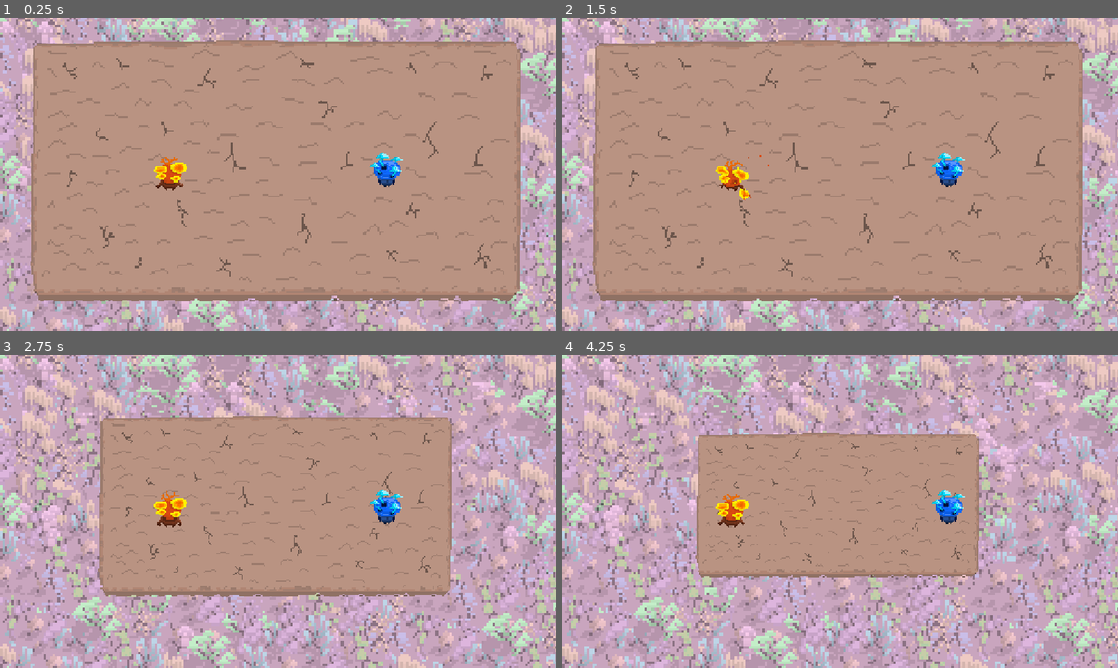
Above: before the commit, frames 1-4 (two rows, left to right).
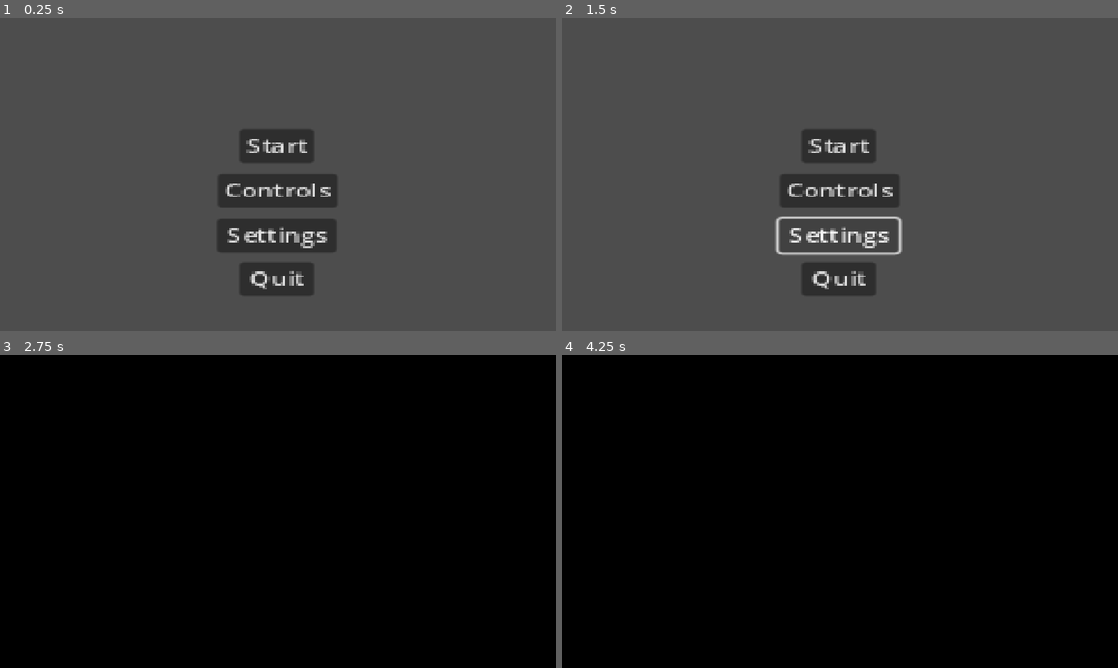
Above: after the commit, the same moments.

Repository: srabin/game_jam_controlled_chaos
Game: Godot game, scene res://title_screen.tscn
Two runs of this game, one before a commit and one after it. Both use one fixed random seed, a clock stepped at 60 frames per second and the inputs below. Before the commit the project starts from res://world.tscn.
Inputs (mouse positions are in pixels of both pictures, inside the frame that each line leads up to):
- Up to frame 1 (0.25 s): no input
- Up to frame 2 (1.5 s): click (840, 190) at 0.5 s, where only the run after the commit has a clickable "Controls"; click (840, 233) at 1.25 s, where only the run after the commit has a clickable "Settings"
- Up to frame 3 (2.75 s): click (278, 483) at 2 s, where only the run after the commit has a clickable "Start"
- Up to frame 4 (4.25 s): no input

The runs differ from the first frame. In frame 1, 100% of the frame differs, in the area x 0-100%, y 0-100%; in frame 2, 100%; in frame 3, 100%; in frame 4, 100%.

Commit message:
title and loading screen

Diff:
--- /dev/null
+++ b/loading_screen.gd
@@ -0,0 +1,12 @@
+extends Control
+
+
+# Called when the node enters the scene tree for the first time.
+func _ready() -> void:
+	pass
+
+
+# Called every frame. 'delta' is the elapsed time since the previous frame.
+func _process(delta: float) -> void:
+	pass
+	get_tree().create_timer(3.0).timeout.connect(hide)
--- /dev/null
+++ b/loading_screen.tscn
@@ -0,0 +1,27 @@
+[gd_scene load_steps=2 format=3 uid="uid://dv43txoddtd5l"]
+
+[ext_resource type="Script" uid="uid://dughep5j6ymvt" path="res://loading_screen.gd" id="1_mggpi"]
+
+[node name="LoadingScreen" type="Control"]
+layout_mode = 3
+anchors_preset = 15
+anchor_right = 1.0
+anchor_bottom = 1.0
+offset_left = 2.0
+offset_top = 2.0
+offset_right = 2.0
+offset_bottom = 2.0
+grow_horizontal = 2
+grow_vertical = 2
+script = ExtResource("1_mggpi")
+
+[node name="ColorRect" type="ColorRect" parent="."]
+layout_mode = 1
+anchors_preset = 15
+anchor_right = 1.0
+anchor_bottom = 1.0
+offset_left = 2.0
+offset_right = 2.0
+grow_horizontal = 2
+grow_vertical = 2
+color = Color(0, 0, 0, 1)
--- a/player.gd
+++ b/player.gd
@@ -1,7 +1,6 @@
 extends CharacterBody2D
 
 @onready var animation_player = $AnimationPlayer
-@onready var body_collision_shape = $BodyCollisionShape
 
 # @export is customizable for each player-instance
 @export var player_id : int = 0
--- a/project.godot
+++ b/project.godot
@@ -11,7 +11,7 @@
 [application]
 
 config/name="game_jam_controlled_chaos"
-run/main_scene="uid://bupbdiq2fg36y"
+run/main_scene="uid://dr5bolxtuxvab"
 config/features=PackedStringArray("4.4", "Forward Plus")
 config/icon="res://icon.svg"
 
--- /dev/null
+++ b/title_screen.gd
@@ -0,0 +1,27 @@
+extends Control
+
+
+# Called when the node enters the scene tree for the first time.
+func _ready() -> void:
+	pass
+
+
+# Called every frame. 'delta' is the elapsed time since the previous frame.
+func _process(delta: float) -> void:
+	pass
+
+
+func _on_start_button_pressed() -> void:
+	get_tree().change_scene_to_file("res://world.tscn")
+
+
+func _on_controls_button_pressed() -> void:
+	pass # Replace with function body.
+
+
+func _on_quit_button_pressed() -> void:
+	get_tree().quit()
+
+
+func _on_settings_button_pressed() -> void:
+	pass # Replace with function body.
--- /dev/null
+++ b/title_screen.tscn
@@ -0,0 +1,58 @@
+[gd_scene load_steps=2 format=3 uid="uid://dr5bolxtuxvab"]
+
+[ext_resource type="Script" uid="uid://bh78yu5s0lokt" path="res://title_screen.gd" id="1_v6p8y"]
+
+[node name="TitleScreen" type="Control"]
+layout_mode = 3
+anchors_preset = 15
+anchor_right = 1.0
+anchor_bottom = 1.0
+grow_horizontal = 2
+grow_vertical = 2
+script = ExtResource("1_v6p8y")
+
+[node name="StartButton" type="Button" parent="."]
+layout_mode = 1
+offset_left = 551.0
+offset_top = 255.0
+offset_right = 597.0
+offset_bottom = 286.0
+scale = Vector2(3.71912, 2.51165)
+text = "Start"
+icon_alignment = 1
+
+[node name="ControlsButton" type="Button" parent="."]
+layout_mode = 1
+offset_left = 501.0
+offset_top = 358.0
+offset_right = 575.0
+offset_bottom = 389.0
+scale = Vector2(3.71912, 2.51165)
+text = "Controls"
+icon_alignment = 1
+
+[node name="SettingsButton" type="Button" parent="."]
+layout_mode = 1
+offset_left = 499.0
+offset_top = 461.0
+offset_right = 573.0
+offset_bottom = 492.0
+scale = Vector2(3.71912, 2.51165)
+text = "Settings
+"
+icon_alignment = 1
+
+[node name="QuitButton" type="Button" parent="."]
+layout_mode = 1
+offset_left = 551.0
+offset_top = 561.0
+offset_right = 597.0
+offset_bottom = 592.0
+scale = Vector2(3.71912, 2.51165)
+text = "Quit"
+icon_alignment = 1
+
+[connection signal="pressed" from="StartButton" to="." method="_on_start_button_pressed"]
+[connection signal="pressed" from="ControlsButton" to="." method="_on_controls_button_pressed"]
+[connection signal="pressed" from="SettingsButton" to="." method="_on_settings_button_pressed"]
+[connection signal="pressed" from="QuitButton" to="." method="_on_quit_button_pressed"]
--- a/world.tscn
+++ b/world.tscn
@@ -1,16 +1,11 @@
-[gd_scene load_steps=10 format=3 uid="uid://bupbdiq2fg36y"]
+[gd_scene load_steps=7 format=3 uid="uid://bupbdiq2fg36y"]
 
 [ext_resource type="Texture2D" uid="uid://ctmeccfqr7edv" path="res://environment/assets/MushroomBackground 2.png" id="1_036b0"]
 [ext_resource type="PackedScene" uid="uid://b8o7vw8wbevi2" path="res://characters/Tramates/tramates.tscn" id="1_tlwt5"]
-[ext_resource type="Texture2D" uid="uid://crd6moxlbuwp4" path="res://environment/assets/MushroomMapLarge.png" id="2_036b0"]
-[ext_resource type="Texture2D" uid="uid://b7v0bap2v7kp" path="res://environment/assets/MushroomMapMedium.png" id="3_pkg7o"]
 [ext_resource type="PackedScene" uid="uid://bdcw5es8mc58l" path="res://characters/Mentaria/mentaria.tscn" id="3_tlwt5"]
-[ext_resource type="Texture2D" uid="uid://cpwjwvl6jton4" path="res://environment/assets/MushroomMapSmall.png" id="4_gbfbk"]
 [ext_resource type="PackedScene" uid="uid://4lxgn82ro8tp" path="res://camera_2d.tscn" id="5_036b0"]
 [ext_resource type="PackedScene" uid="uid://dxvswjrk6i6ag" path="res://environment/platform.tscn" id="5_gbfbk"]
-
-[sub_resource type="RectangleShape2D" id="RectangleShape2D_036b0"]
-size = Vector2(1445, 742)
+[ext_resource type="PackedScene" uid="uid://dv43txoddtd5l" path="res://loading_screen.tscn" id="8_ioo17"]
 
 [node name="World" type="Node2D"]
 
@@ -18,45 +13,6 @@
 position = Vector2(742, 414)
 scale = Vector2(1.89594, 2.105)
 texture = ExtResource("1_036b0")
-
-[node name="MushroomMapLarge" type="Sprite2D" parent="."]
-visible = false
-position = Vector2(633, 332)
-scale = Vector2(1.3, 1.3)
-texture = ExtResource("2_036b0")
-
-[node name="Area2D" type="Area2D" parent="MushroomMapLarge"]
-position = Vector2(-633, -332)
-
-[node name="CollisionShape2D" type="CollisionShape2D" parent="MushroomMapLarge/Area2D"]
-position = Vector2(635.5, 356)
-shape = SubResource("RectangleShape2D_036b0")
-
-[node name="MushroomMapMedium" type="Sprite2D" parent="."]
-visible = false
-position = Vector2(633, 332)
-scale = Vector2(1.3, 1.3)
-texture = ExtResource("3_pkg7o")
-
-[node name="Area2D" type="Area2D" parent="MushroomMapMedium"]
-position = Vector2(-633, -332)
-
-[node name="CollisionShape2D" type="CollisionShape2D" parent="MushroomMapMedium/Area2D"]
-position = Vector2(635.5, 356)
-shape = SubResource("RectangleShape2D_036b0")
-
-[node name="MushroomMapSmall" type="Sprite2D" parent="."]
-visible = false
-position = Vector2(633, 332)
-scale = Vector2(1.3, 1.3)
-texture = ExtResource("4_gbfbk")
-
-[node name="Area2D" type="Area2D" parent="MushroomMapSmall"]
-position = Vector2(-633, -332)
-
-[node name="CollisionShape2D" type="CollisionShape2D" parent="MushroomMapSmall/Area2D"]
-position = Vector2(635.5, 356)
-shape = SubResource("RectangleShape2D_036b0")
 
 [node name="Platform" parent="." instance=ExtResource("5_gbfbk")]
 position = Vector2(640, 340)
@@ -75,5 +31,17 @@
 
 [node name="Camera2D" parent="." instance=ExtResource("5_036b0")]
 
+[node name="UI" type="Control" parent="."]
+layout_mode = 3
+anchors_preset = 0
+offset_left = -1018.0
+offset_top = -697.0
+offset_right = -978.0
+offset_bottom = -657.0
+scale = Vector2(94.6492, 58.0226)
+
+[node name="LoadingScreen" parent="UI" instance=ExtResource("8_ioo17")]
+layout_mode = 1
+
 [connection signal="body_entered" from="Platform" to="Tramates" method="_on_platform_body_entered"]
 [connection signal="body_exited" from="Platform" to="Tramates" method="_on_platform_body_exited"]
Not shown, added: loading_screen.gd.uid
Not shown, added: title_screen.gd.uid
